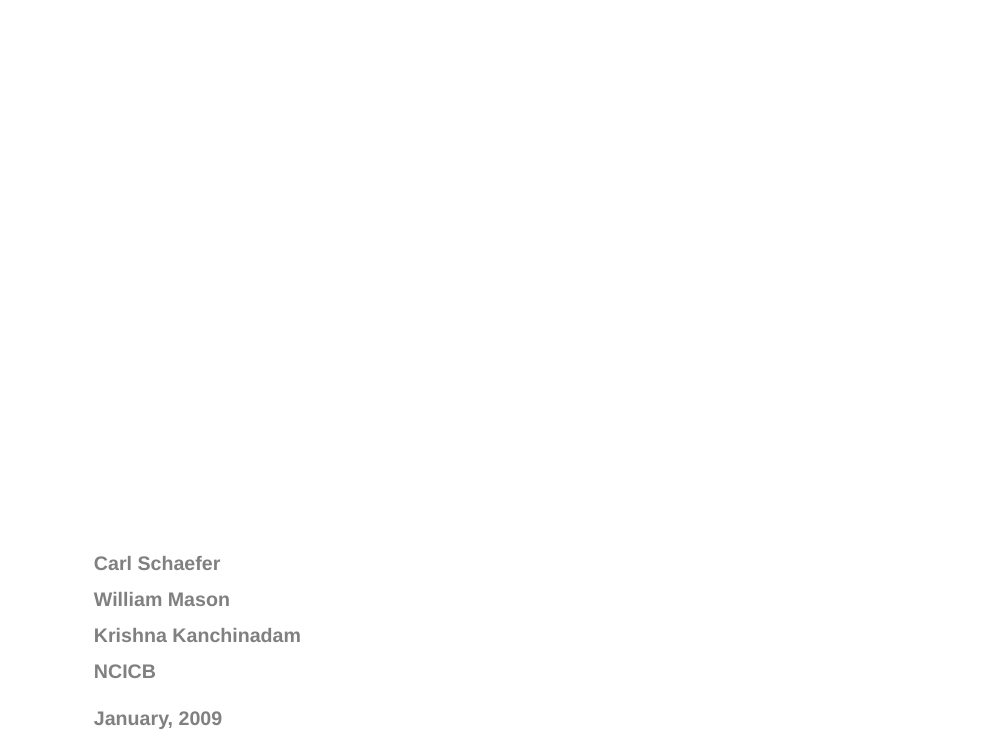
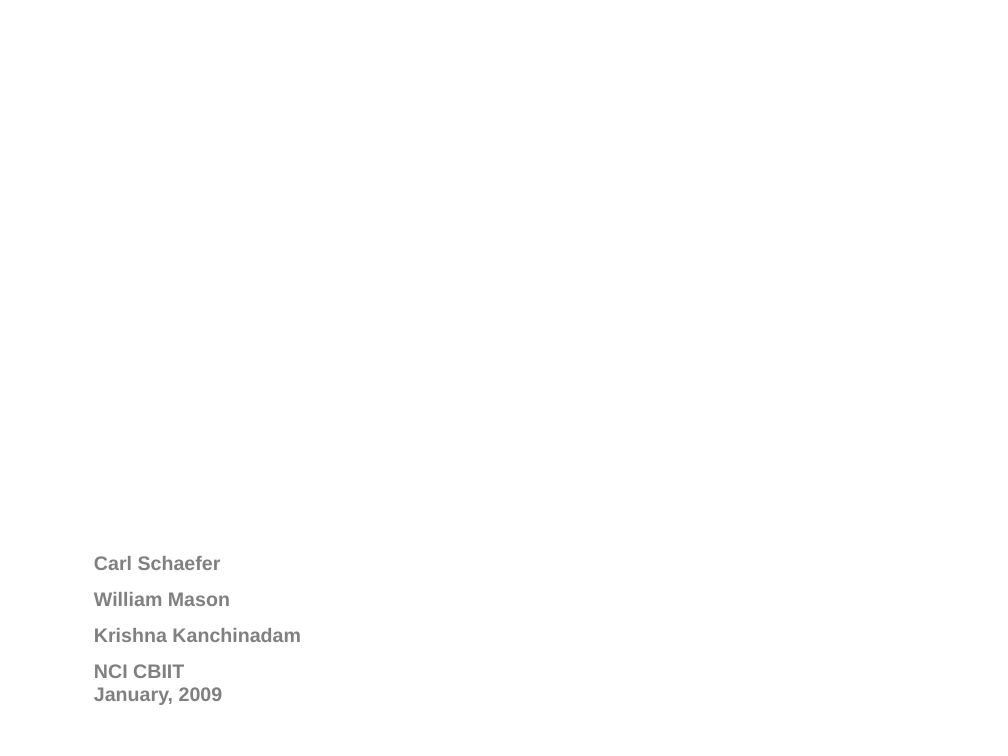
Before and after one commit to NCIP/prot-express, a slide deck: slide 1 of docs/silver_compatibility_review/1.0/artifacts/01. protexpress_silver_compat_kickoff_Jan_2008.ppt. Drawn at 1008x756 pixels with LibreOffice and Linux fonts; fonts in the diff are those of the drawing; background and template pictures are left out. Boxes give left, top, right and bottom in pixels: in the first picture for what was removed or moved away, otherwise in the second. Text is boxed around its words. In the diff, an @@ line names an element or a change of style, - is before the commit and + after.

```diff
--- a/docs/silver_compatibility_review/1.0/artifacts/01. protexpress_silver_compat_kickoff_Jan_2008.ppt
+++ b/docs/silver_compatibility_review/1.0/artifacts/01. protexpress_silver_compat_kickoff_Jan_2008.ppt
@@ text at [94,664,223,705]: text changed @@
-NCICB
-January, 2009
+NCI CBIIT
+January, 2009
```
Also in this commit, not shown: 10 other slides changed, 4 slides added, 9 slides removed, 10 other files.
